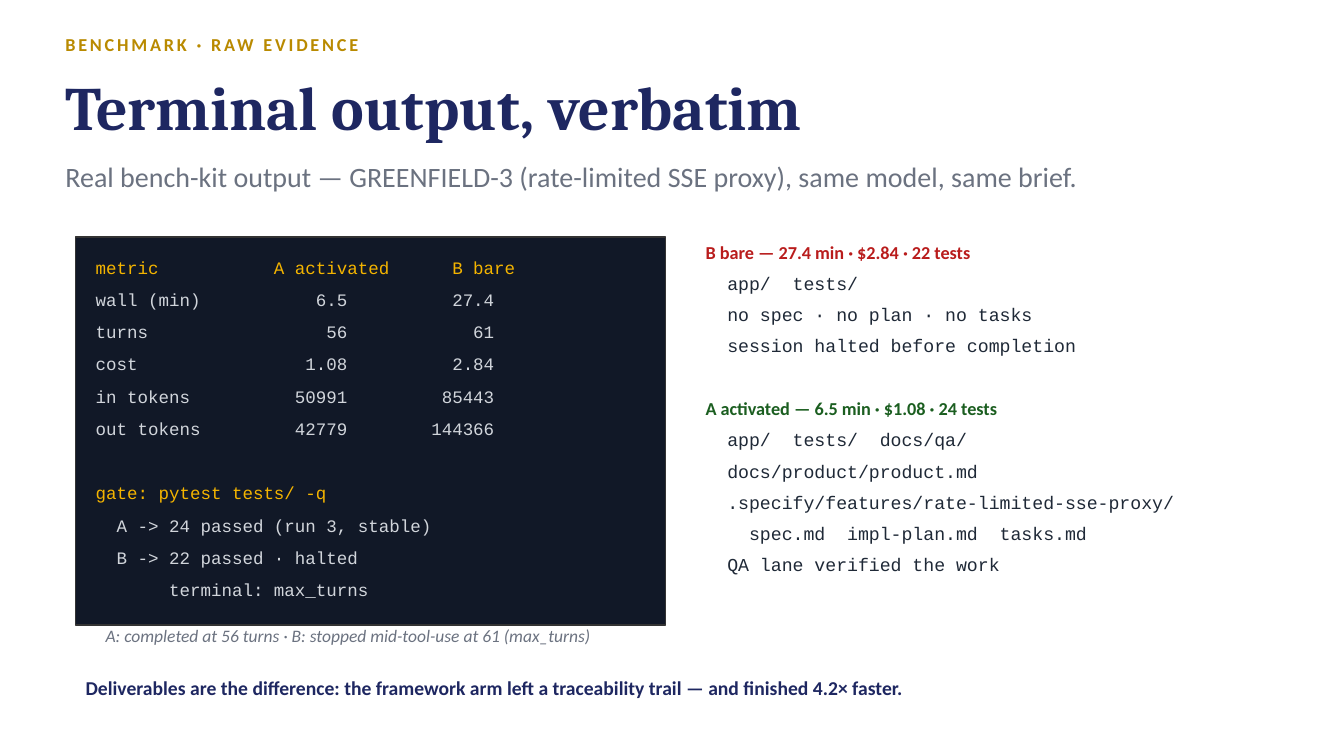
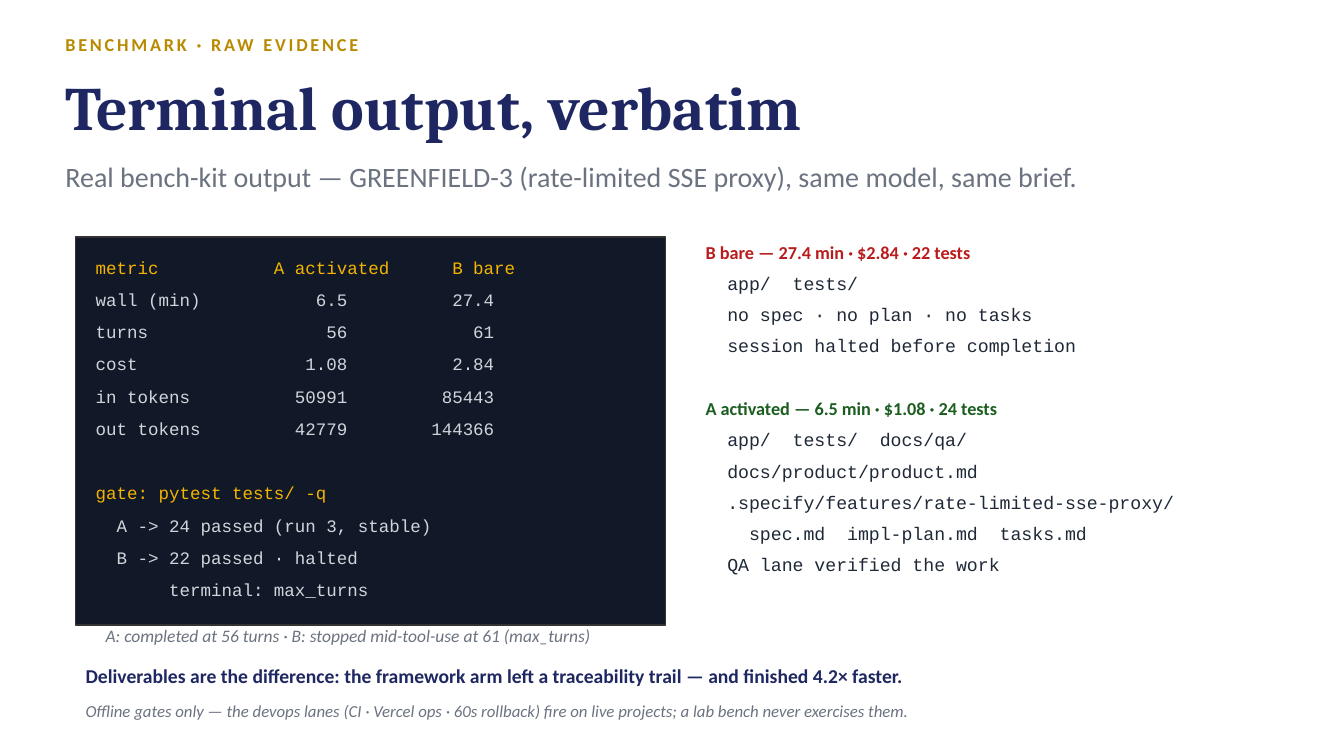
Before and after one commit to trac41799/claude-code-agentic-sdlc, a slide deck: slide 12 of docs/slides/Agentic-SDLC-Tech-Audience.pptx. Drawn at 1344x756 pixels with LibreOffice and Linux fonts; fonts in the diff are those of the drawing. Boxes give left, top, right and bottom in pixels: in the first picture for what was removed or moved away, otherwise in the second. Text is boxed around its words. In the diff, an @@ line names an element or a change of style, - is before the commit and + after.

Commit message:
deck: framework history — v1 origin slide (8 agents, 10 overnight cron routines, silent hooks, from talentedgeai/infinite-leverage commit tree) + v1-vs-v2 trade-off comparison slide; devops lane notice (demo guide + evidence slide); links slide gains v1 repo

```diff
--- a/docs/slides/Agentic-SDLC-Tech-Audience.pptx
+++ b/docs/slides/Agentic-SDLC-Tech-Audience.pptx
@@ text "Deliverables are the difference: the ...": place and size @@
-text "Deliverables are the difference: the ..." at [86, 681, 902, 698]
+text "Deliverables are the difference: the ..." at [86, 669, 902, 686]
@@ text added at [86, 705, 908, 720], 12 pt, text #6B7280, italic @@
+Offline gates only — the devops lanes (CI · Vercel ops · 60s rollback) fire on live projects; a lab bench never exercises them.
```
Also in this commit, not shown: 1 other slide changed, 2 slides added, 2 other files.
